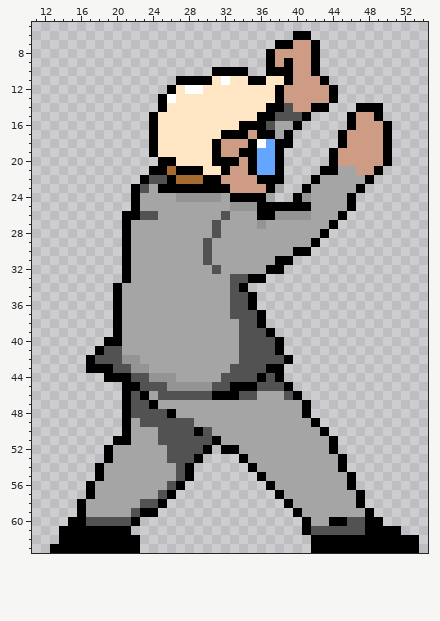
Two versions of one pixel-art file, assets/hero.aseprite. The first picture shows the starting point.
64x64 pixels, 1 frame. Shown: x 11..54, y 5..63.
And afterwards:
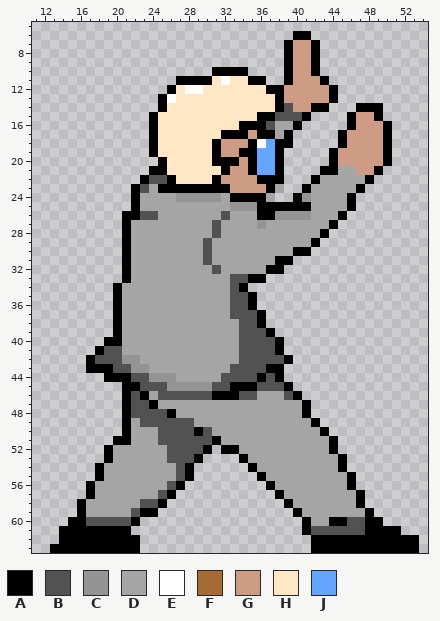
Palette (. is transparent): A #000000  B #525252  C #949494  D #a5a5a5  E #ffffff  F #a56b31  G #ce9c85  H #ffe7c5  J #64a5ff
The exact change:
Layer "Actual":
Colour G gives way to colour A in row 8 at x 39.
Colour H gives way to colour A in row 12 at x 37.
Colour A gives way to colour H in row 14 at x 37; in row 20 at x 26; in row 21 at x 27 to 29; in row 22 at x 30.
Colour F gives way to colour H in row 21 at x 26; in row 22 at x 27 to 29.
The edit erases colour A in row 7 at x 38; in rows 8 to 9 at x 37; in row 10 at x 37 to 38.
The edit erases colour G in rows 8 to 9 at x 38.
The edit erases colour H in row 11 at x 37 to 38.
